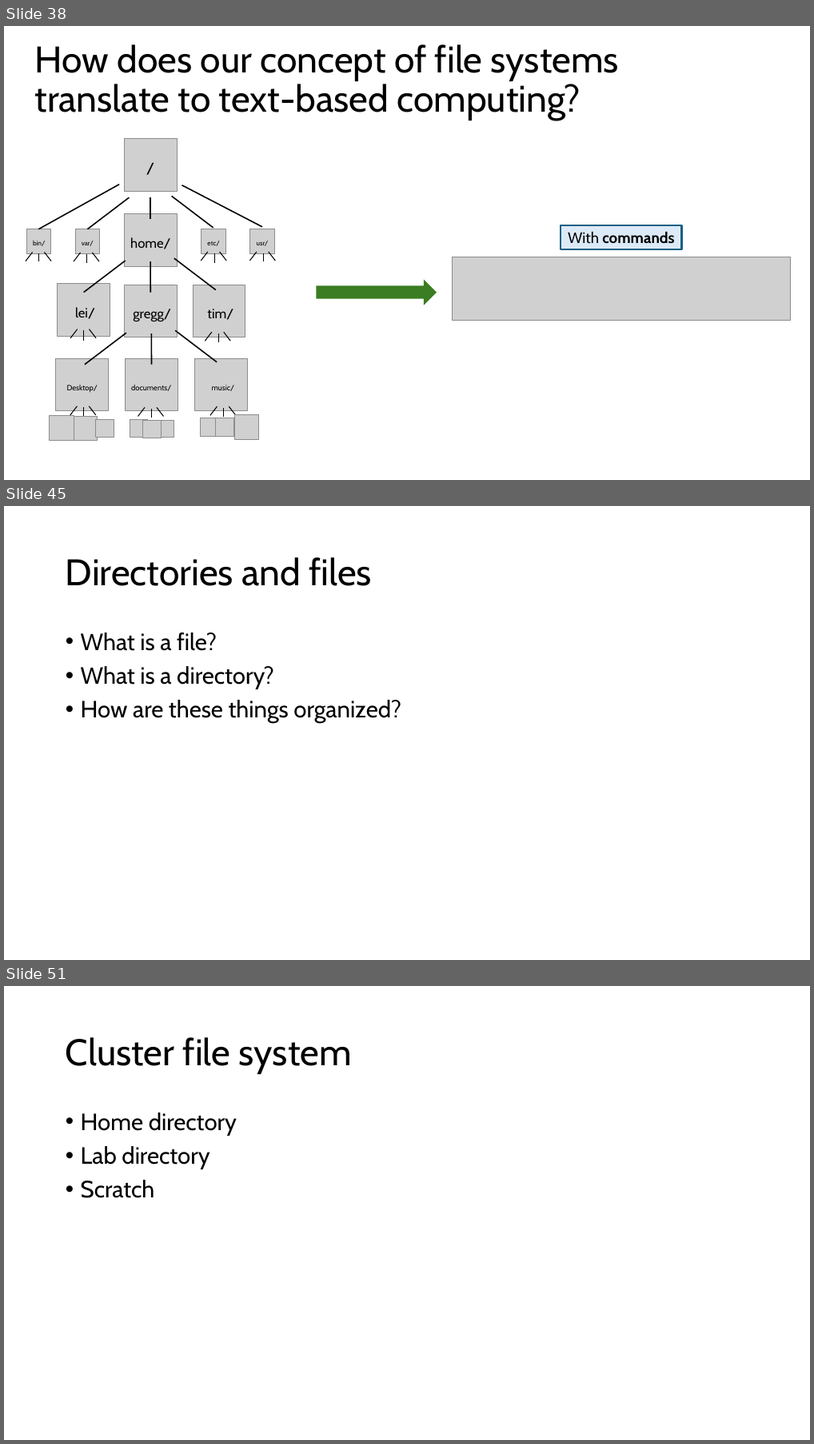
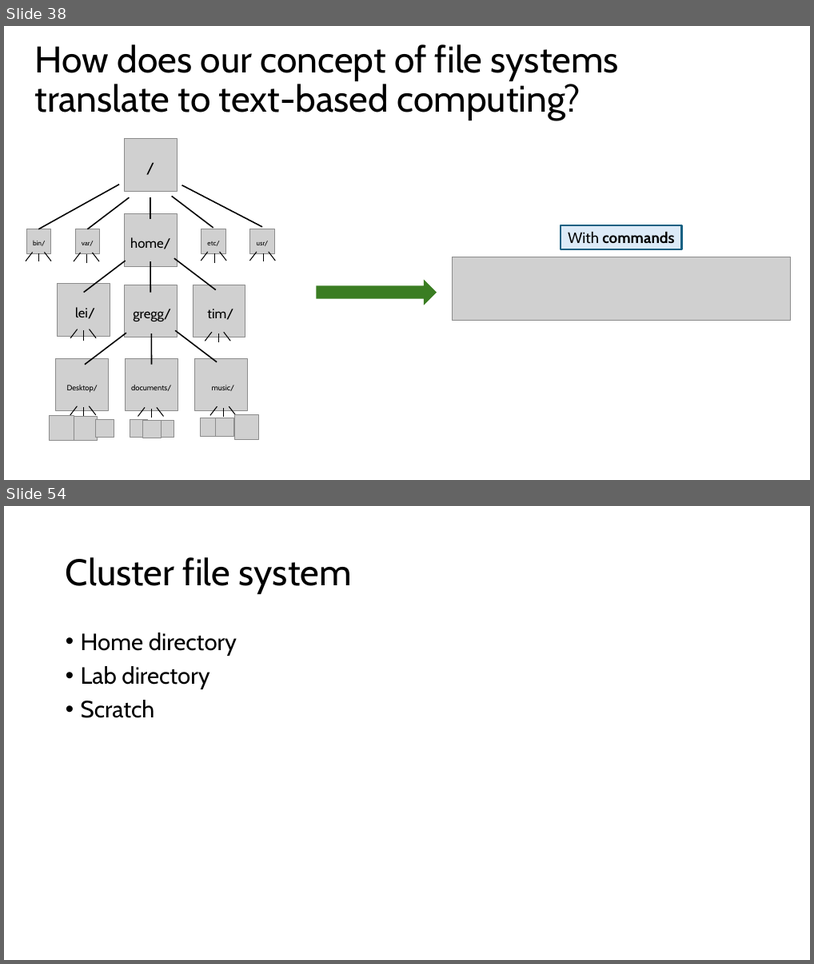
Before and after one commit to harvardinformatics/short-trainings, a slide deck: cmd-line-101/filesystems.pptx. Shown one above the other, each under a label of ours: slides 38, 45 and 51 before the commit, slides 38 and 54 after it; the slides between them are not shown. The pictures are 814x1444 and 814x964 pixels, drawn with LibreOffice and Linux fonts; fonts in the diff are those of the drawing; grey boxes stand for pictures. Boxes give left, top, right and bottom in pixels: in the first picture for what was removed or moved away, otherwise in the second. Text is boxed around its words. In the diff, an @@ line names an element or a change of style, - is before the commit and + after.

```diff
--- a/cmd-line-101/filesystems.pptx
+++ b/cmd-line-101/filesystems.pptx
@@ slide 45 removed at (4,506,810,960), background #FFFFFF @@
@@ title removed at (66,557,372,586) @@
-Directories and files
@@ text removed at (81,632,402,723) @@
-• What is a file?
-• What is a directory?
-• How are these things organized?
@@ what was slide 51 is now slide 54 @@
```
Also in this commit, not shown: 10 slides changed, 9 slides added, 5 other slides removed.
